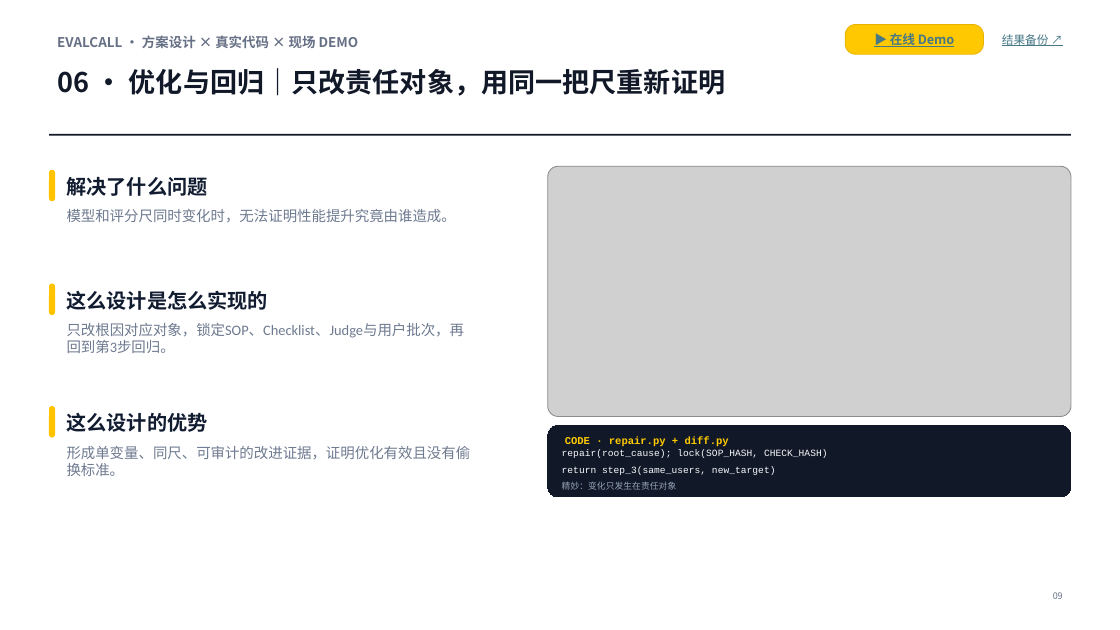
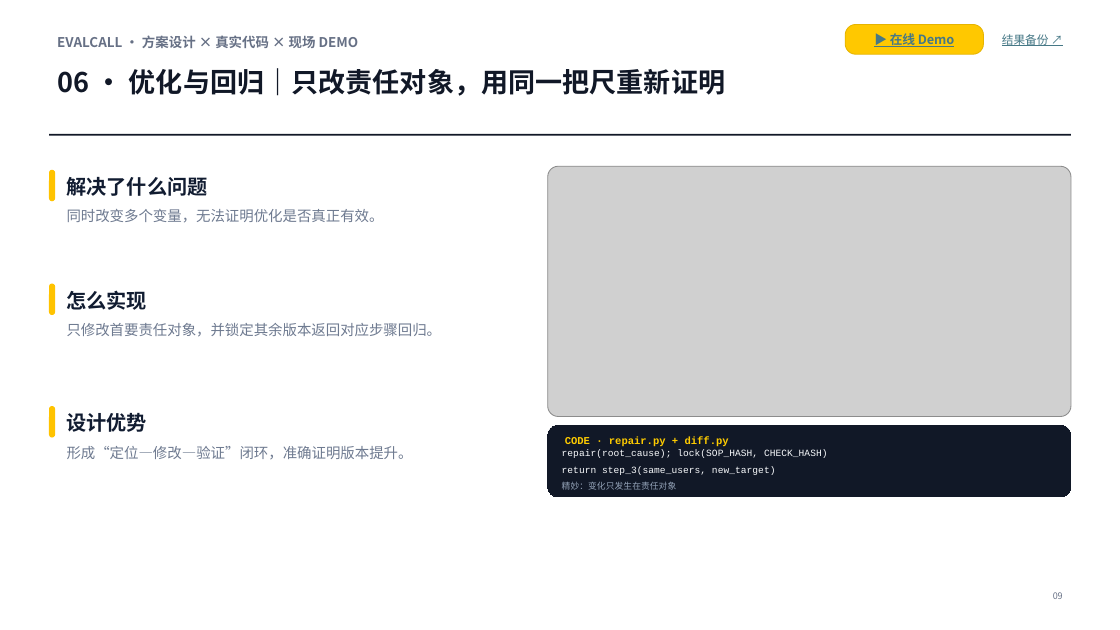
Before and after one commit to kaijie0074-art/evalcall, a slide deck: slide 9 of submission/EvalCall决赛提交包-20260715/01_EvalCall决赛PPT-最终提交版.pptx. Drawn at 1120x630 pixels with LibreOffice and Linux fonts; fonts in the diff are those of the drawing; grey boxes stand for pictures. Boxes give left, top, right and bottom in pixels: in the first picture for what was removed or moved away, otherwise in the second. Text is boxed around its words. In the diff, an @@ line names an element or a change of style, - is before the commit and + after.

```diff
--- a/submission/EvalCall决赛提交包-20260715/01_EvalCall决赛PPT-最终提交版.pptx
+++ b/submission/EvalCall决赛提交包-20260715/01_EvalCall决赛PPT-最终提交版.pptx
@@ text at [67,209,384,223]: text changed @@
-模型和评分尺同时变化时，无法证明性能提升究竟由谁造成。
+同时改变多个变量，无法证明优化是否真正有效。
@@ text at [67,290,148,310]: text changed @@
-这么设计是怎么实现的
+怎么实现
@@ text at [67,323,442,337]: text changed @@
-只改根因对应对象，锁定SOP、Checklist、Judge与用户批次，再回到第3步回归。
+只修改首要责任对象，并锁定其余版本返回对应步骤回归。
@@ text at [67,413,148,432]: text changed @@
-这么设计的优势
+设计优势
@@ text at [67,446,413,459]: text changed @@
-形成单变量、同尺、可审计的改进证据，证明优化有效且没有偷换标准。
+形成“定位—修改—验证”闭环，准确证明版本提升。
```
Also in this commit, not shown: 5 other slides changed, 2 other files.
